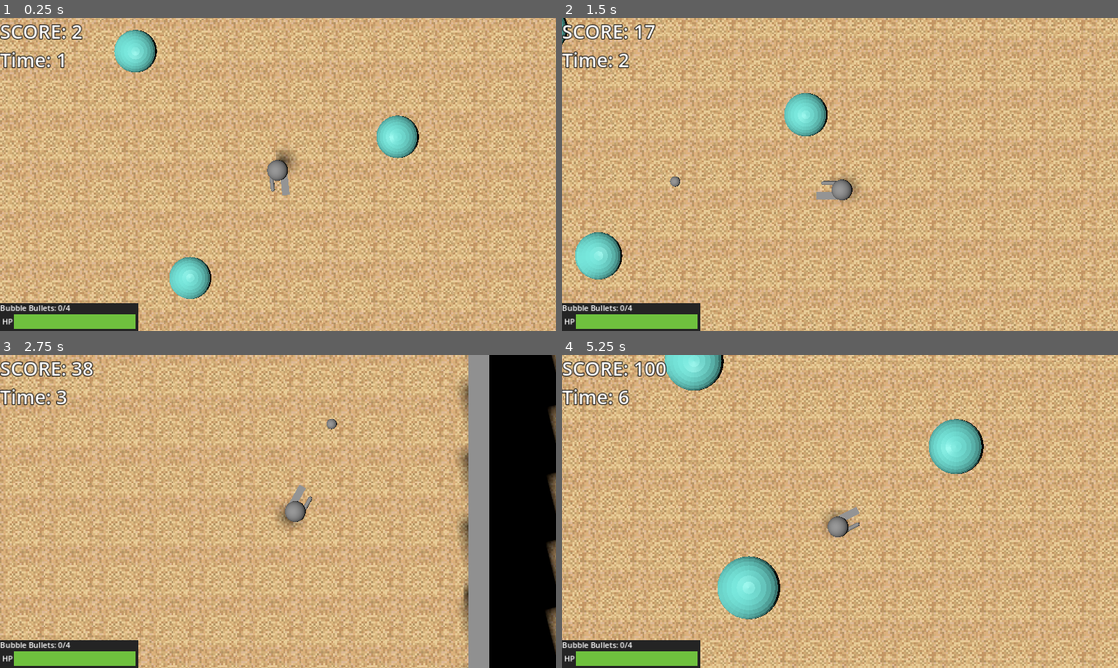
Above: before the commit, frames 1-4 (two rows, left to right).
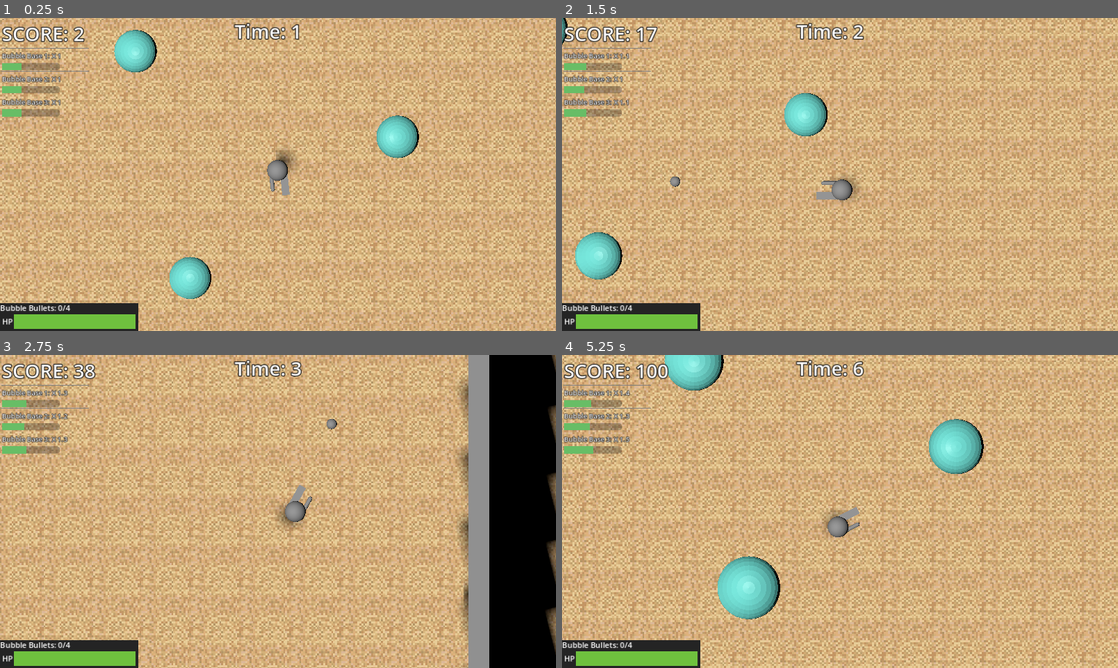
Above: after the commit, the same moments.

Repository: BlackBarman/GGJ_2025
Game: Godot game, scene res://Levels/level.tscn
Two runs of this game, one before a commit and one after it. Both use one fixed random seed, a clock stepped at 60 frames per second and the inputs below.
Inputs (mouse positions are in pixels of both pictures, inside the frame that each line leads up to):
- Up to frame 1 (0.25 s): no input
- Up to frame 2 (1.5 s): tap Enter (ui_accept) at 0.5, 0.77 s; move the mouse to (962, 158) at 0.52 s; press the mouse at (962, 158) at 0.53 s; hold Right (ui_right) 0.53-1.28 s; move the mouse to (728, 190) at 1.27 s; release the mouse at (728, 190) at 1.28 s; hold Down (ui_down) from 1.28 s (still down); click (728, 190) at 1.35 s
- Up to frame 3 (2.75 s): tap Enter (ui_accept) at 1.52 s; move the mouse to (333, 442) at 2.02 s; release Down (ui_down) at 2.03 s; press the mouse at (333, 442) at 2.03 s; hold Right (ui_right) from 2.03 s (still down)
- Up to frame 4 (5.25 s): move the mouse to (812, 574) at 2.77 s; release Right (ui_right) at 2.78 s; release the mouse at (812, 574) at 2.78 s; hold Up (ui_up) 2.78-3.53 s; click (812, 574) at 2.85 s; tap Enter (ui_accept) at 3.02, 3.77, 4.52 s; move the mouse to (1006, 558) at 3.52 s; press the mouse at (1006, 558) at 3.53 s; hold Left (ui_left) 3.53-5.03 s; move the mouse to (673, 464) at 4.27 s; release the mouse at (673, 464) at 4.28 s; click (673, 464) at 4.35 s; move the mouse to (867, 511) at 5.02 s; press the mouse at (867, 511) at 5.03 s; hold Down (ui_down) from 5.03 s (still down)

The runs differ from the first frame. In frame 1, 2.4% of the frame differs, in the area x 0-54%, y 1-32%; in frame 2, 2.5%; in frame 3, 2.6%; in frame 4, 2.7%, in the area x 0-55%, y 1-32%.

Commit message:
fixed bullet collisons added score multiplier

Diff:
--- a/ggj_2025/LevelIngredients/chase_enemy.gd
+++ b/ggj_2025/LevelIngredients/chase_enemy.gd
@@ -26,6 +26,8 @@
 		update_target_location(target_bubble.position)
 	else:
 		target_bubble =null
+
+
 
 func _physics_process(delta: float) -> void:
 	if nav_agent.is_target_reachable():
@@ -78,3 +80,9 @@
 func _die():
 	AudioManager.SmallBoom.play()
 	queue_free()
+
+
+func _on_area_3d_area_exited(area: Area3D) -> void:
+	if area.is_in_group("PlayerBullet"):
+		queue_free()
+	pass # Replace with function body.
--- a/ggj_2025/LevelIngredients/enemy.tscn
+++ b/ggj_2025/LevelIngredients/enemy.tscn
@@ -13,6 +13,7 @@
 script = ExtResource("1_qdhtq")
 
 [node name="Area3D" type="Area3D" parent="." groups=["EnemyCollisionGroup"]]
+unique_name_in_owner = true
 
 [node name="CollisionShape3D" type="CollisionShape3D" parent="Area3D"]
 transform = Transform3D(1, 0, 0, 0, 1, 0, 0, 0, 1, 0.0758578, 0.689389, 0.0145397)
@@ -35,3 +36,5 @@
 
 [node name="Mesh_TestEnemy" parent="." instance=ExtResource("2_ep0hf")]
 transform = Transform3D(5.69185e-05, -0.00039038, 1, 0.00267499, 0.999996, 0.000390248, -0.999996, 0.00267495, 5.80035e-05, 0, 0, 0)
+
+[connection signal="area_exited" from="Area3D" to="." method="_on_area_3d_area_exited"]
--- a/ggj_2025/LevelIngredients/user_interface.gd
+++ b/ggj_2025/LevelIngredients/user_interface.gd
@@ -27,17 +27,22 @@
 func _update_progress_bars() -> void:
 	if is_instance_valid(bubble_base_1):
 		$VBoxContainer/VBoxContainer/BubbleBase1Size.value = bubble_base_1.scale.x*100
+		$VBoxContainer/VBoxContainer/BubbleBase1.text = "Bubble Base 1: " + "X " + str(snappedf(bubble_base_1.scale.x , 0.1))
 	if is_instance_valid(bubble_base_2):
 		$VBoxContainer/VBoxContainer2/BubbleBase2Size.value = bubble_base_2.scale.x*100
+		$VBoxContainer/VBoxContainer2/BubbleBase2.text = "Bubble Base 2: " + "X " + str(snappedf(bubble_base_2.scale.x ,0.1))
 	if is_instance_valid(bubble_base_3):
 		$VBoxContainer/VBoxContainer3/BubbleBase3Size.value = bubble_base_3.scale.x*100
-	$VBoxContainer/Score2.text = "Time: " + str(time_elapsed)
+		$VBoxContainer/VBoxContainer3/BubbleBase3.text = "Bubble Base 3: " + "X " + str(snappedf(bubble_base_3.scale.x, 0.1))
+	$Score2.text = "Time: " + str(time_elapsed)
+
+
 
 func _reveal_game_over_screen() -> void:
 	$GameOverScreen.visible = true
 	var cleaned_score = int(main_level.score)
 	$GameOverScreen/VBoxContainer/FinalScoreLabel.text = "FINAL SCORE: " + str(cleaned_score)
-
+	$GameOverScreen/VBoxContainer/TimerFinalScore.text = "YOU SURVIVED: " + str(time_elapsed) + " seconds"
 
 func _on_try_again_button_pressed() -> void:
 	LevelChanger._reload_level()
--- a/ggj_2025/bullet.tscn
+++ b/ggj_2025/bullet.tscn
@@ -12,7 +12,7 @@
 bullet_speed = 100.0
 friendly_damage = 0.1
 
-[node name="Area3D" type="Area3D" parent="."]
+[node name="Area3D" type="Area3D" parent="." groups=["PlayerBullet"]]
 transform = Transform3D(0.5, 0, 0, 0, 0.5, 0, 0, 0, 0.5, 0, 0, 0)
 
 [node name="CollisionShape3D" type="CollisionShape3D" parent="Area3D"]
--- a/ggj_2025/user_interface.tscn
+++ b/ggj_2025/user_interface.tscn
@@ -36,10 +36,30 @@
 grow_vertical = 2
 script = ExtResource("1_b1q2o")
 
+[node name="Timer" type="Timer" parent="."]
+autostart = true
+
+[node name="Score2" type="Label" parent="."]
+layout_mode = 1
+anchors_preset = 5
+anchor_left = 0.5
+anchor_right = 0.5
+offset_left = -90.0
+offset_right = 90.0
+offset_bottom = 68.0
+grow_horizontal = 2
+theme_override_colors/font_outline_color = Color(0, 0, 0, 1)
+theme_override_constants/outline_size = 6
+theme_override_font_sizes/font_size = 40
+text = "Time: 0"
+
 [node name="VBoxContainer" type="VBoxContainer" parent="."]
 layout_mode = 1
-offset_right = 180.0
-offset_bottom = 298.0
+offset_left = 4.0
+offset_top = 5.0
+offset_right = 184.0
+offset_bottom = 201.0
+theme_override_constants/separation = 0
 
 [node name="Score" type="Label" parent="VBoxContainer"]
 layout_mode = 2
@@ -48,15 +68,7 @@
 theme_override_font_sizes/font_size = 40
 text = "SCORE: 0"
 
-[node name="Score2" type="Label" parent="VBoxContainer"]
-layout_mode = 2
-theme_override_colors/font_outline_color = Color(0, 0, 0, 1)
-theme_override_constants/outline_size = 6
-theme_override_font_sizes/font_size = 40
-text = "Time: 0"
-
 [node name="VBoxContainer" type="VBoxContainer" parent="VBoxContainer"]
-visible = false
 layout_mode = 2
 
 [node name="HSeparator" type="HSeparator" parent="VBoxContainer/VBoxContainer"]
@@ -67,11 +79,11 @@
 [node name="BubbleBase1" type="Label" parent="VBoxContainer/VBoxContainer"]
 layout_mode = 2
 theme_override_constants/outline_size = 3
-theme_override_font_sizes/font_size = 20
-text = "Bubble Base 1"
+theme_override_font_sizes/font_size = 14
+text = "Bubble Base X 1.0"
 
 [node name="BubbleBase1Size" type="ProgressBar" parent="VBoxContainer/VBoxContainer"]
-custom_minimum_size = Vector2(180, 20)
+custom_minimum_size = Vector2(120, 15)
 layout_mode = 2
 size_flags_horizontal = 0
 theme_override_styles/fill = SubResource("StyleBoxFlat_gmecw")
@@ -80,7 +92,6 @@
 show_percentage = false
 
 [node name="VBoxContainer2" type="VBoxContainer" parent="VBoxContainer"]
-visible = false
 layout_mode = 2
 
 [node name="HSeparator" type="HSeparator" parent="VBoxContainer/VBoxContainer2"]
@@ -91,12 +102,12 @@
 [node name="BubbleBase2" type="Label" parent="VBoxContainer/VBoxContainer2"]
 layout_mode = 2
 theme_override_constants/outline_size = 3
-theme_override_font_sizes/font_size = 20
-text = "Bubble Base 2
+theme_override_font_sizes/font_size = 14
+text = "Bubble Base 2 x 1.0
 "
 
 [node name="BubbleBase2Size" type="ProgressBar" parent="VBoxContainer/VBoxContainer2"]
-custom_minimum_size = Vector2(180, 20)
+custom_minimum_size = Vector2(120, 15)
 layout_mode = 2
 size_flags_horizontal = 0
 theme_override_styles/fill = SubResource("StyleBoxFlat_gmecw")
@@ -105,7 +116,6 @@
 show_percentage = false
 
 [node name="VBoxContainer3" type="VBoxContainer" parent="VBoxContainer"]
-visible = false
 layout_mode = 2
 
 [node name="HSeparator" type="HSeparator" parent="VBoxContainer/VBoxContainer3"]
@@ -116,12 +126,12 @@
 [node name="BubbleBase3" type="Label" parent="VBoxContainer/VBoxContainer3"]
 layout_mode = 2
 theme_override_constants/outline_size = 3
-theme_override_font_sizes/font_size = 20
-text = "Bubble Base 3
+theme_override_font_sizes/font_size = 14
+text = "Bubble Base 3 x 1.0
 "
 
 [node name="BubbleBase3Size" type="ProgressBar" parent="VBoxContainer/VBoxContainer3"]
-custom_minimum_size = Vector2(180, 20)
+custom_minimum_size = Vector2(120, 15)
 layout_mode = 2
 size_flags_horizontal = 0
 theme_override_styles/fill = SubResource("StyleBoxFlat_gmecw")
@@ -167,6 +177,10 @@
 [node name="FinalScoreLabel" type="Label" parent="GameOverScreen/VBoxContainer"]
 layout_mode = 2
 text = "FINAL SCORE: "
+
+[node name="TimerFinalScore" type="Label" parent="GameOverScreen/VBoxContainer"]
+layout_mode = 2
+text = "TIME SURVIVED:  "
 
 [node name="TryAgainButton" type="Button" parent="GameOverScreen/VBoxContainer"]
 layout_mode = 2
@@ -406,13 +420,10 @@
 layout_mode = 2
 theme_override_styles/separator = SubResource("StyleBoxFlat_6i4kg")
 
-[node name="Timer" type="Timer" parent="."]
-autostart = true
-
+[connection signal="timeout" from="Timer" to="." method="_on_timer_timeout"]
 [connection signal="pressed" from="GameOverScreen/VBoxContainer/TryAgainButton" to="." method="_on_try_again_button_pressed"]
 [connection signal="pressed" from="GameOverScreen/VBoxContainer/ShowCreditsButton" to="PauseScreen" method="_on_show_credits_button_pressed"]
 [connection signal="pressed" from="PauseScreen/VBoxContainer/ResumeButton" to="PauseScreen" method="_on_resume_button_pressed"]
 [connection signal="pressed" from="PauseScreen/VBoxContainer/RestartButton" to="PauseScreen" method="_on_restart_button_pressed"]
 [connection signal="pressed" from="PauseScreen/VBoxContainer/ShowControlsButton" to="PauseScreen" method="_on_show_controls_button_pressed"]
 [connection signal="pressed" from="PauseScreen/VBoxContainer/ShowCreditsButton" to="PauseScreen" method="_on_show_credits_button_pressed"]
-[connection signal="timeout" from="Timer" to="." method="_on_timer_timeout"]
